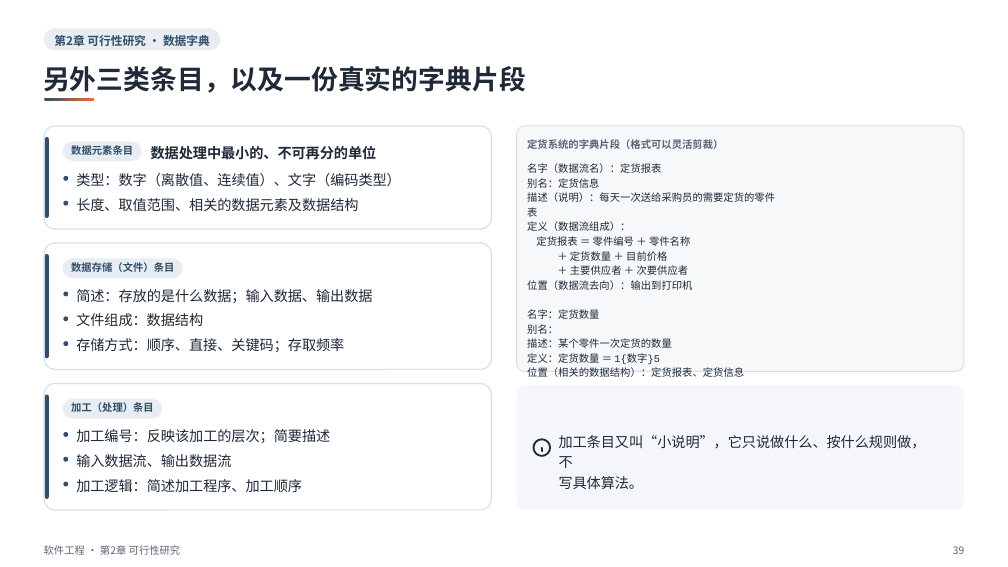
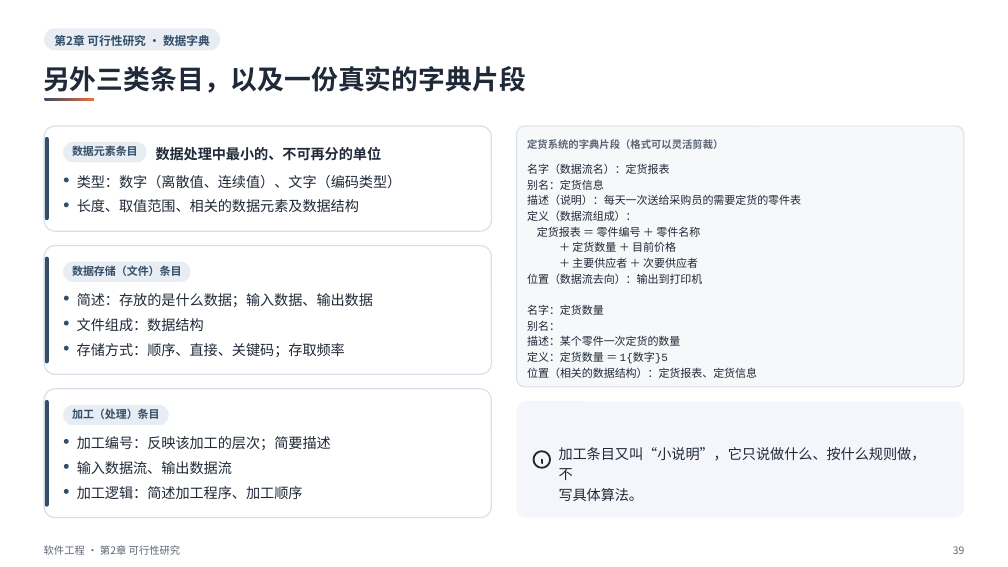
Before and after one commit to sweetcornna/JLU-remake, a slide deck: slide 39 of 大三上/软件工程/重制版PPT/第2章 可行性研究（重制版）.pptx. Drawn at 1008x567 pixels with LibreOffice and Linux fonts; fonts in the diff are those of the drawing. Boxes give left, top, right and bottom in pixels: in the first picture for what was removed or moved away, otherwise in the second. Text is boxed around its words. In the diff, an @@ line names an element or a change of style, - is before the commit and + after.

Commit message:
五份讲义版面收尾，微积分 AⅡ 笔记配上原资料里仅有的 3 张图
讲义：操作系统第 2、5 章，软件设计模式 13 建造者、26 代理，软件工程第 2 章。代理模式论坛权限的类图按源课件改正，Client 的关联线应指向 PermissionProxy。死锁一章补了三个进程「先于」关系成环的图。

微积分 AⅡ 的作业和历年题答案几乎全是文字和公式，只找到 3 张图，用在 3 篇笔记里。其余积分区域和立体图原资料里都没有，没有补画。

```diff
--- a/大三上/软件工程/重制版PPT/第2章 可行性研究（重制版）.pptx
+++ b/大三上/软件工程/重制版PPT/第2章 可行性研究（重制版）.pptx
@@ rounded rectangle: place and size @@
-rounded rectangle at <box>63,141,142,161</box>
+rounded rectangle at <box>64,142,147,163</box>
@@ text "数据处理中最小的、不可再分的单位": place and size @@
-text "数据处理中最小的、不可再分的单位" at <box>151,146,377,160</box>
+text "数据处理中最小的、不可再分的单位" at <box>156,147,382,161</box>
@@ rounded rectangle: place and size @@
-rounded rectangle at <box>516,126,964,372</box>
+rounded rectangle at <box>516,126,964,387</box>
@@ text "名字（数据流名）：定货报表 别名：定货信息 描述（说明）：每天一次送给采购员的需要定货的零件表 定义（数据流组成）： 定 ..." at <box>527,163,801,378</box>: size 9.8 to 10.5 pt; line spacing 13.9pt to 14.9pt @@
@@ rounded rectangle: place and size @@
-rounded rectangle at <box>45,254,48,358</box>
+rounded rectangle at <box>45,256,48,363</box>
@@ rounded rectangle: place and size @@
-rounded rectangle at <box>63,259,183,278</box>
+rounded rectangle at <box>64,262,191,282</box>
@@ 6 ellipses, 4 texts, 3 rounded rectangles: place and size @@
-6 ellipses, 4 texts, 3 rounded rectangles at <box>44,243,492,510</box>
+6 ellipses, 4 texts, 3 rounded rectangles at <box>44,246,492,517</box>
@@ rounded rectangle: place and size @@
-rounded rectangle at <box>63,399,163,419</box>
+rounded rectangle at <box>64,405,169,425</box>
@@ size 9.8 to 10.5 pt in 3 elements at <box>72,146,138,156</box>, <box>72,265,181,276</box>, <box>72,408,160,419</box> @@
@@ proportions changed in 5 elements at <box>44,126,492,231</box>, <box>44,246,492,374</box>, <box>44,389,492,517</box>, <box>516,126,964,387</box>, <box>516,402,964,518</box> @@
@@ rounded rectangle: place and size @@
-rounded rectangle at <box>516,386,964,510</box>
+rounded rectangle at <box>516,402,964,518</box>
@@ 3 texts, 3 freeform shapes: place and size @@
-3 texts, 3 freeform shapes at <box>76,435,926,492</box>
+3 texts, 3 freeform shapes at <box>77,447,926,501</box>
```
Also in this commit, not shown: 22 other slides changed, 11 other files.
